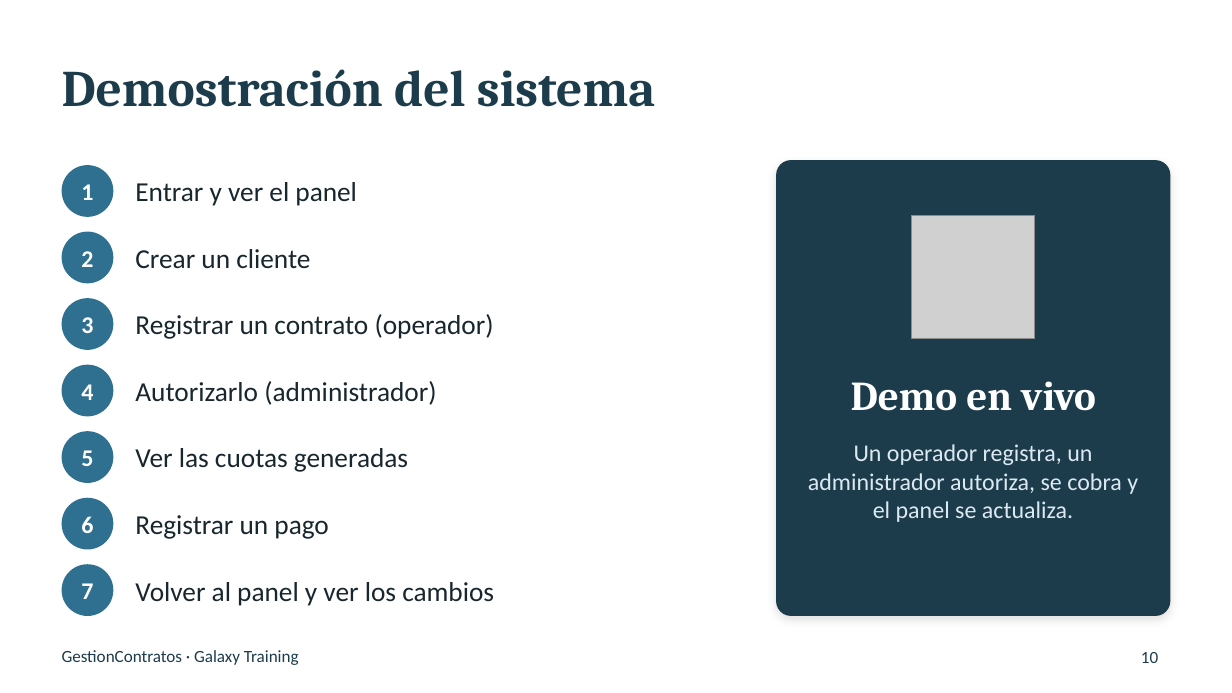
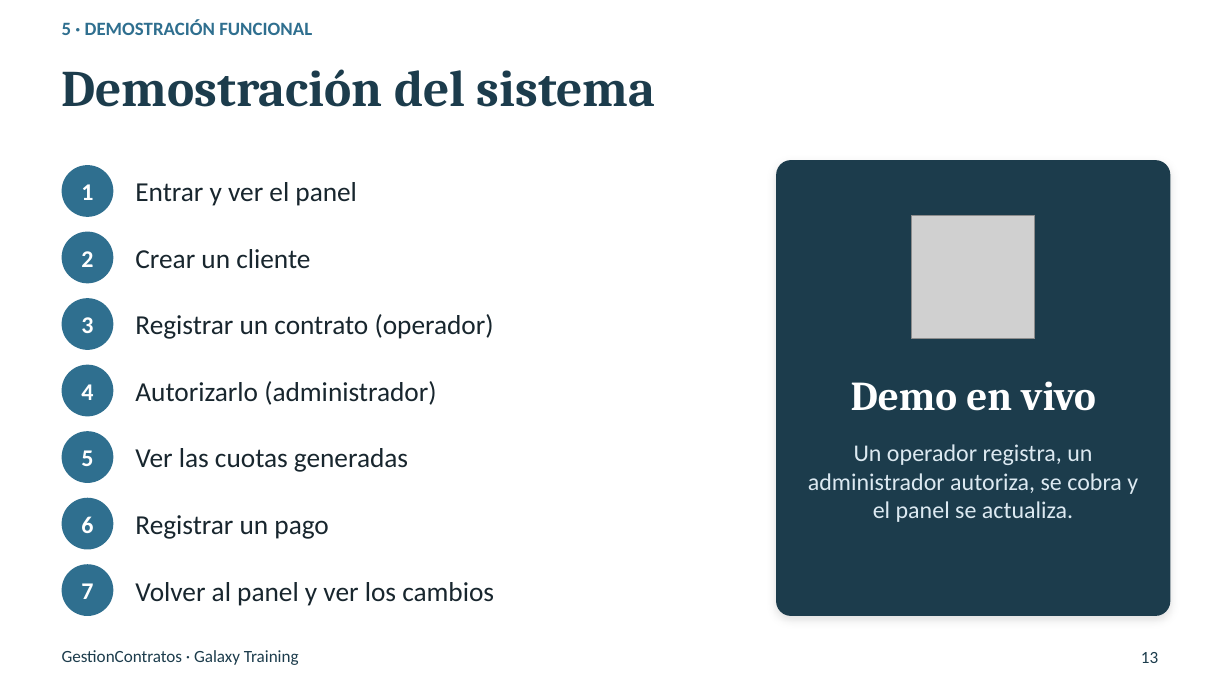
Before and after one commit to yurigrandez/ProyectoIntegrador, a slide deck: slide 13 of Presentacion/Presentacion_Final_GestionContratos.pptx (slide 10 before the commit). Drawn at 1232x693 pixels with LibreOffice and Linux fonts; fonts in the diff are those of the drawing; grey boxes stand for pictures; background and template pictures are left out. Boxes give left, top, right and bottom in pixels: in the first picture for what was removed or moved away, otherwise in the second. Text is boxed around its words. In the diff, an @@ line names an element or a change of style, - is before the commit and + after.

```diff
--- a/Presentacion/Presentacion_Final_GestionContratos.pptx
+++ b/Presentacion/Presentacion_Final_GestionContratos.pptx
@@ text added at bbox=[62, 19, 312, 35], 11 pt, text #2F6F8F, bold @@
+5 · DEMOSTRACIÓN FUNCIONAL
@@ page number at bbox=[1141, 652, 1158, 663]: text changed @@
-10
+13
```
Also in this commit, not shown: 9 other slides changed, 4 slides added, 1 slide removed.
